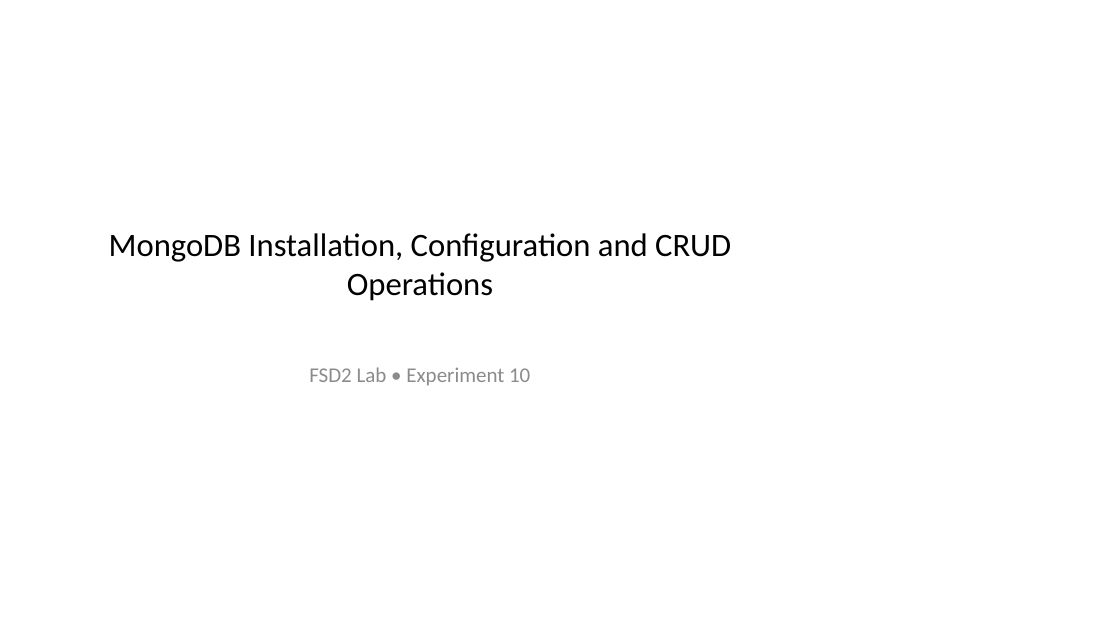
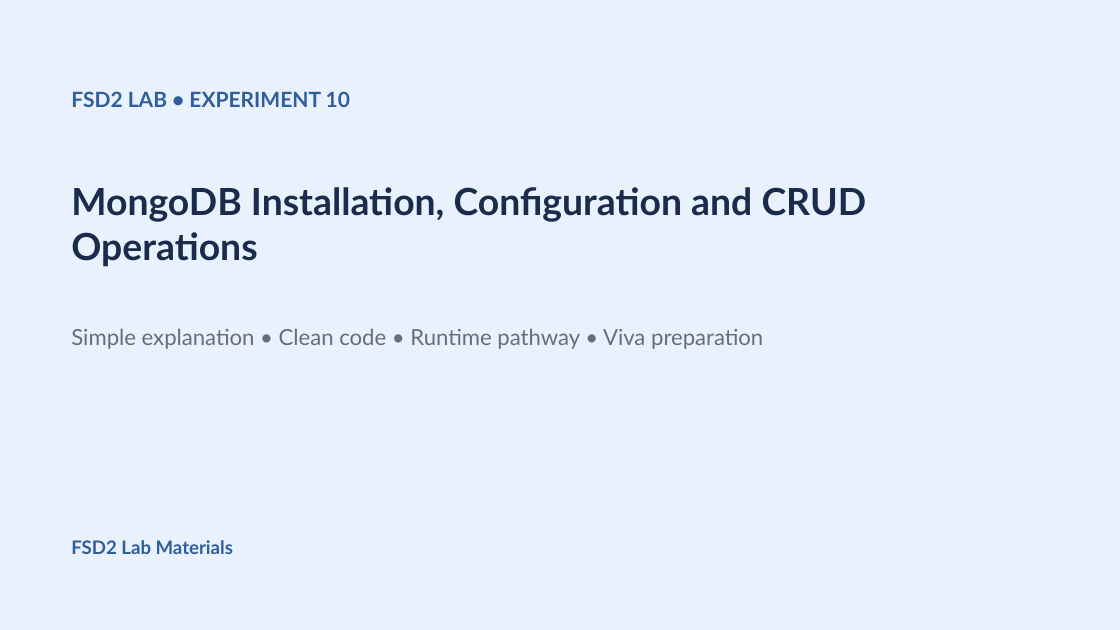
Before and after one commit to shiva31rama-cell/FSD2-LAB-SYLLABUS, a slide deck: slide 1 of PPTs/10_MongoDB_Installation_Configuration_and_CRUD_Operations.pptx. Drawn at 1120x630 pixels with LibreOffice and Linux fonts; fonts in the diff are those of the drawing. Boxes give left, top, right and bottom in pixels: in the first picture for what was removed or moved away, otherwise in the second. Text is boxed around its words. In the diff, an @@ line names an element or a change of style, - is before the commit and + after.

```diff
--- a/PPTs/10_MongoDB_Installation_Configuration_and_CRUD_Operations.pptx
+++ b/PPTs/10_MongoDB_Installation_Configuration_and_CRUD_Operations.pptx
@@ rectangle added at (0, 0, 1120, 630), fill #E8F1FC @@
@@ text at (71, 91, 350, 107): text changed; font Calibri to Lato; text colour #8C8C8C to #305D9C; bold on @@
-FSD2 Lab • Experiment 10
+FSD2 LAB • EXPERIMENT 10
@@ text "MongoDB Installation, Configuration and CRUD ...": place and size @@
-text "MongoDB Installation, Configuration and CRUD ..." at (109, 233, 731, 301)
+text "MongoDB Installation, Configuration and CRUD ..." at (71, 187, 867, 267)
@@ text "MongoDB Installation, Configuration and CRUD ..." at (71, 187, 867, 267): size 28 to 32 pt, font Calibri to Lato, text colour #000000 to #1B2B4B, bold on; alignment centre to left @@
@@ text added at (71, 328, 763, 349), 19 pt, text #666E7A @@
+Simple explanation • Clean code • Runtime pathway • Viva preparation
@@ text added at (71, 540, 233, 554), 16 pt, text #305D9C, bold @@
+FSD2 Lab Materials
```
Also in this commit, not shown: 3 other slides changed, 4 slides added, 3 slides removed, 49 other files.
